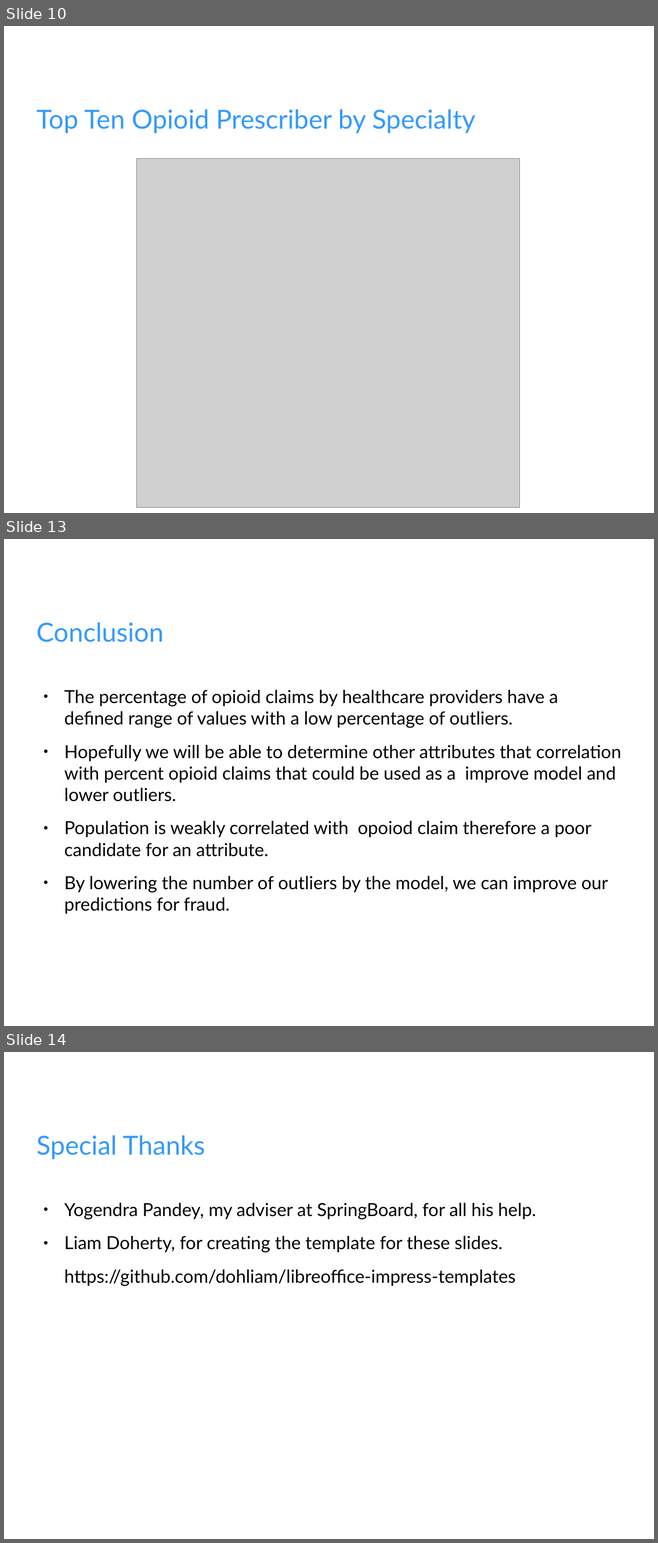
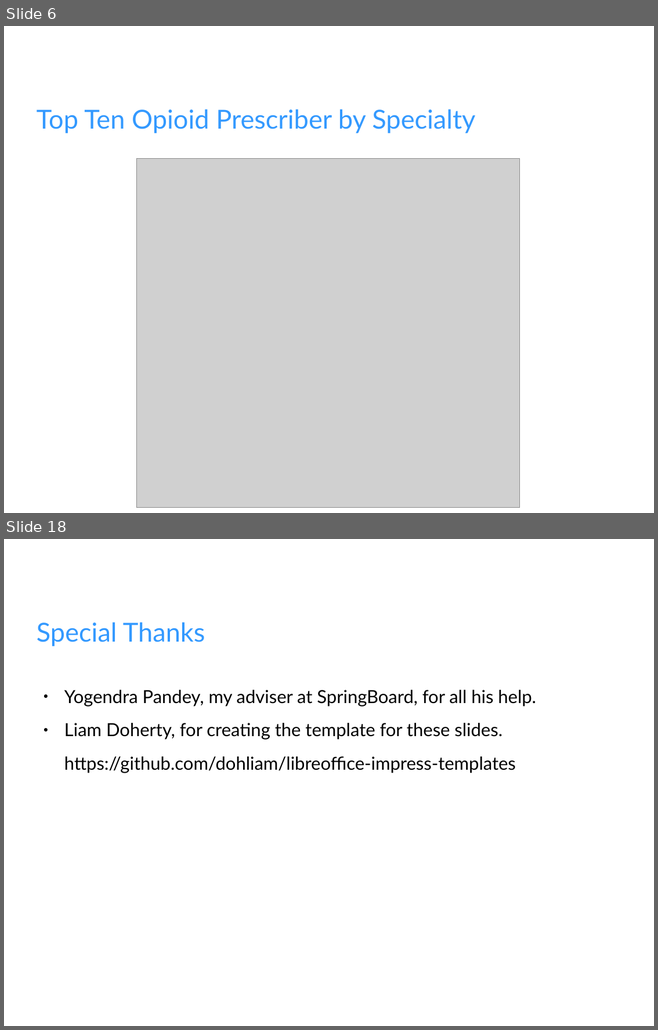
Before and after one commit to fullmetalchem15t/Springboard, a slide deck: opioid/Opoid_Slides.odp. Shown one above the other, each under a label of ours: slides 10, 13 and 14 before the commit, slides 6 and 18 after it; the slides between them are not shown. The pictures are 658x1543 and 658x1030 pixels, drawn with LibreOffice and Linux fonts; fonts in the diff are those of the drawing; grey boxes stand for pictures; background and template pictures are left out. Boxes give left, top, right and bottom in pixels: in the first picture for what was removed or moved away, otherwise in the second. Text is boxed around its words. In the diff, an @@ line names an element or a change of style, - is before the commit and + after.

Commit message:
Finished Opioid project

```diff
--- a/opioid/Opoid_Slides.odp
+++ b/opioid/Opoid_Slides.odp
@@ slide 13 removed at (x1=4, y1=539, x2=654, y2=1026), background picture (left out) @@
@@ title removed at (x1=36, y1=622, x2=164, y2=642) @@
-Conclusion
@@ text removed at (x1=64, y1=690, x2=621, y2=914) @@
-● The percentage of opioid claims by healthcare providers have a defined range of values with a low percentage of outliers.
-● Hopefully we will be able to determine other attributes that correlation with percent opioid claims that could be used as a improve model and lower outliers.
-● Population is weakly correlated with opoiod claim therefore a poor candidate for an attribute.
-● By lowering the number of outliers by the model, we can improve our predictions for fraud.
@@ what was slide 10 is now slide 6 @@
@@ what was slide 14 is now slide 18 @@
```
Also in this commit, not shown: 4 slides changed, 9 slides added, 4 other slides removed, 2 other files.
